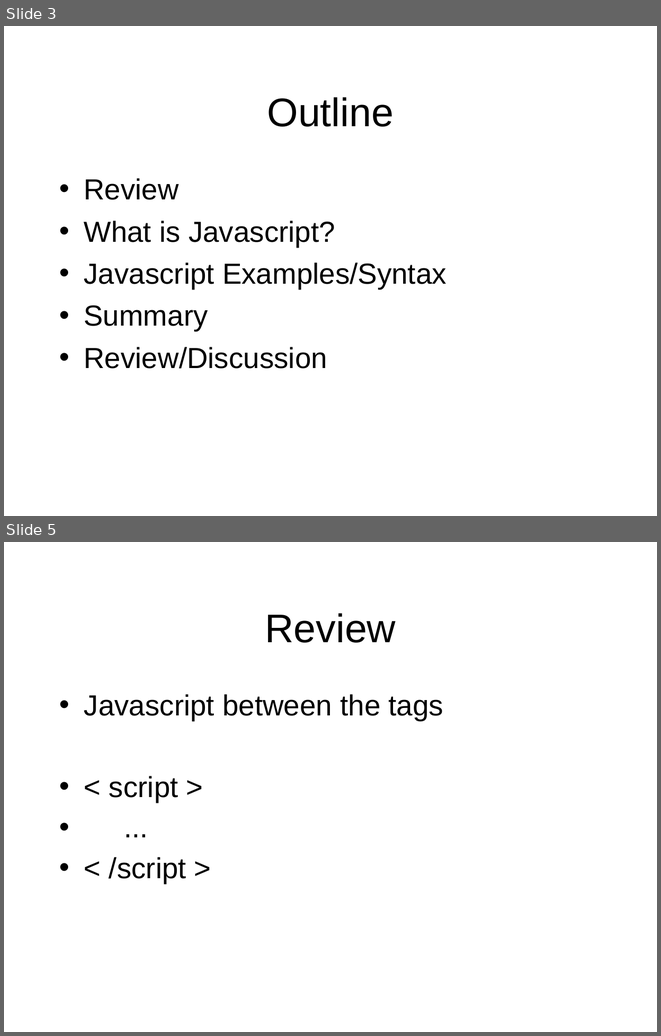
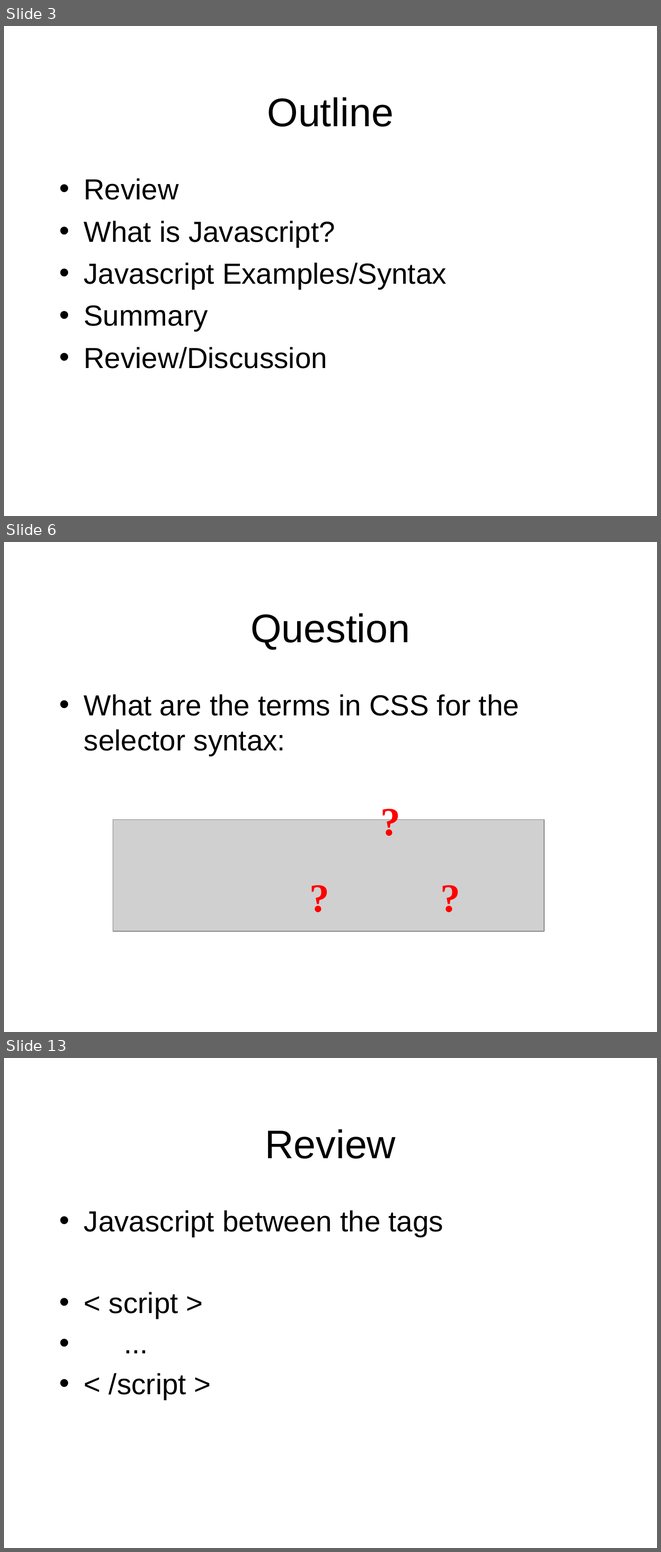
Before and after one commit to octaviordz/zjnu2017.github.io, a slide deck: WAD/lectures/090--Introduction.to.Javascript.pptx. Shown one above the other, each under a label of ours: slides 3 and 5 before the commit, slides 3, 6 and 13 after it; the slides between them are not shown. The pictures are 661x1036 and 661x1552 pixels, drawn with LibreOffice and Linux fonts; fonts in the diff are those of the drawing; grey boxes stand for pictures. Boxes give left, top, right and bottom in pixels: in the first picture for what was removed or moved away, otherwise in the second. Text is boxed around its words. In the diff, an @@ line names an element or a change of style, - is before the commit and + after.

```diff
--- a/WAD/lectures/090--Introduction.to.Javascript.pptx
+++ b/WAD/lectures/090--Introduction.to.Javascript.pptx
@@ slide 6 added at bbox=[4, 542, 657, 1032], background #FFFFFF @@
@@ title added at bbox=[250, 613, 410, 650], 44 pt, text #000000 @@
+Question
@@ text added at bbox=[84, 694, 519, 756], 32 pt, text #000000 @@
+• What are the terms in CSS for the selector syntax:
@@ text added at bbox=[374, 792, 407, 847], 44 pt, text #FF0000, bold @@
+?
@@ picture added at bbox=[113, 820, 544, 931] @@
@@ text added at bbox=[303, 868, 336, 923], 44 pt, text #FF0000, bold @@
+?
@@ text added at bbox=[434, 868, 467, 923], 44 pt, text #FF0000, bold @@
+?
@@ what was slide 5 is now slide 13 @@
```
Also in this commit, not shown: 2 slides changed, 22 other slides added.
